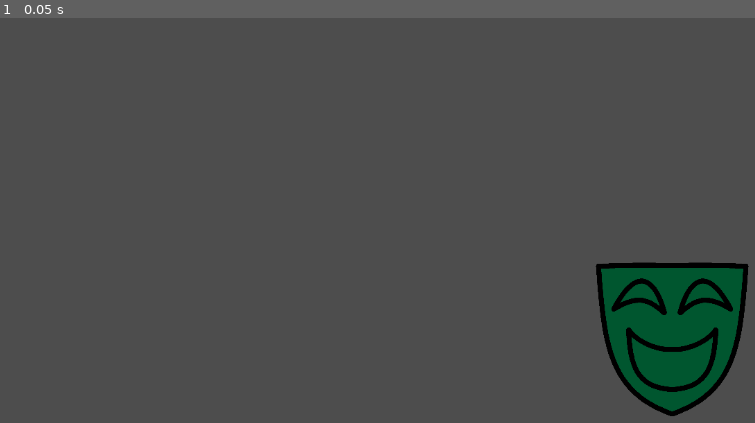
Above: before the commit, frame 1.
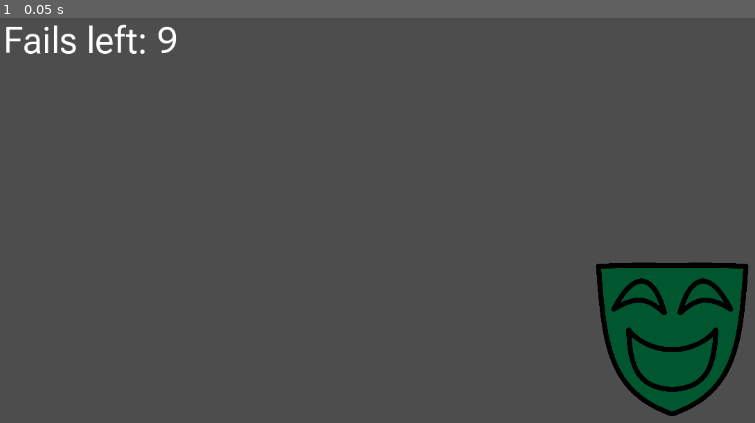
Above: after the commit, the same moment.

Repository: makezig/MaskGame
Game: Godot game, scene res://UI/IngameUI.tscn
Two runs of this game, one before a commit and one after it. Both use one fixed random seed, a clock stepped at 60 frames per second and the inputs below.
Inputs:
- Up to frame 1 (0.05 s): no input

The runs differ from the first frame. In frame 1, 0.5% of the frame differs, in the area x 0-24%, y 1-9%.

Commit message:
Finished up the ingame UI

Diff:
--- a/mask-game/UI/IngameUI.tscn
+++ b/mask-game/UI/IngameUI.tscn
@@ -6,6 +6,7 @@
 [ext_resource type="Texture2D" uid="uid://cdm54yumflo8h" path="res://UI/MaskIMGs/MadUIMask.png" id="2_telbt"]
 [ext_resource type="Texture2D" uid="uid://3ymeh3mxyc4x" path="res://UI/MaskIMGs/SadUIMask.png" id="3_telbt"]
 [ext_resource type="Texture2D" uid="uid://l86xv2ssl4fc" path="res://UI/MaskIMGs/HappyUIMask.png" id="4_oky2f"]
+[ext_resource type="FontFile" uid="uid://bouybuirdjx5e" path="res://Fonts/Roboto_Flex/RobotoFlex-VariableFont_GRAD,XOPQ,XTRA,YOPQ,YTAS,YTDE,YTFI,YTLC,YTUC,opsz,slnt,wdth,wght.ttf" id="7_oky2f"]
 
 [node name="Control" type="Control" unique_id=1495935890]
 layout_mode = 3
@@ -18,6 +19,7 @@
 grow_vertical = 0
 script = ExtResource("1_telbt")
 default_color = Color(1.0468439e-06, 0.3392984, 0.18626127, 1)
+fail_count_text = "Fails left: "
 
 [node name="Color" type="TextureRect" parent="." unique_id=1383595527]
 layout_mode = 0
@@ -99,3 +101,13 @@
 texture = ExtResource("3_telbt")
 expand_mode = 1
 stretch_mode = 4
+
+[node name="FailCounter" type="Label" parent="." unique_id=648565925]
+layout_mode = 0
+offset_left = -1117.0
+offset_top = -616.0
+offset_right = -729.0
+offset_bottom = -536.0
+theme_override_fonts/font = ExtResource("7_oky2f")
+theme_override_font_sizes/font_size = 52
+text = "Test Text"
--- a/mask-game/UI/IngameUIControls.gd
+++ b/mask-game/UI/IngameUIControls.gd
@@ -9,6 +9,7 @@
 
 @export var current_state: UIState = UIState.HAPPY
 @export var default_color: Color = Color.WEB_GREEN
+@export var fail_count_text: String = "Testing"
 
 @onready var state_images: Array[TextureRect] = [
 	$Happy,
@@ -17,11 +18,17 @@
 	$Sad
 ]
 
+@onready var fail_label = $FailCounter
+
 @onready var color_image: TextureRect = $Color
 
 func _ready():
 	update_state_visuals()
 	set_color_image_color(default_color)
+	set_failcounter(9)
+
+func set_failcounter(count: int):
+	fail_label.text = fail_count_text + str(count)
 
 #Call if you want to update both face and color
 func uppdate_rage_mask(state: UIState, color: Color):
Binary file added: mask-game/Fonts/Megrim/Megrim-Regular.ttf
Not shown, added: mask-game/Fonts/Megrim/Megrim-Regular.ttf.import
Not shown, added: mask-game/Fonts/Megrim/OFL.txt
Not shown, added: mask-game/Fonts/Roboto_Flex/OFL.txt
Not shown, added: mask-game/Fonts/Roboto_Flex/README.txt
Binary file added: mask-game/Fonts/Roboto_Flex/RobotoFlex-VariableFont_GRAD,XOPQ,XTRA,YOPQ,YTAS,YTDE,YTFI,YTLC,YTUC,opsz,slnt,wdth,wght.ttf
Not shown, added: mask-game/Fonts/Roboto_Flex/RobotoFlex-VariableFont_GRAD,XOPQ,XTRA,YOPQ,YTAS,YTDE,YTFI,YTLC,YTUC,opsz,slnt,wdth,wght.ttf.import
